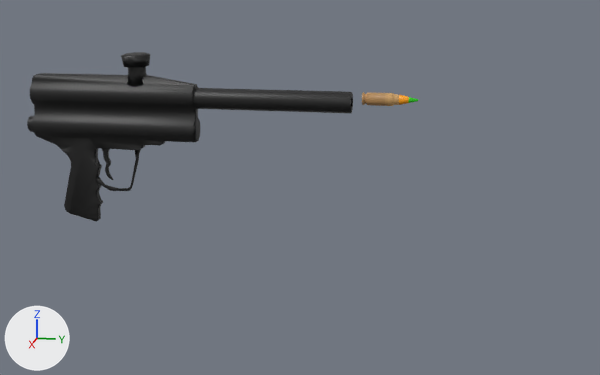
The Blender file pistola+bala.blend: old version first, new version second.
Before and after are seen from a 50 mm lens placed at (11.39, 2.69, 4.94), pointed at (-0.04, 0.4, 2.08). Arrows for +X, +Y and +Z are at lower left; the lights stay in place.

The scene before the commit, as lines of its bpy script (objects in view):
```python
ob_cylinder = bpy.data.objects.new('Cylinder', me_cylinder_002)
ob_cylinder.location = (0.0, 1.92, 3.4)
ob_cylinder.rotation_euler = (1.571, 0.0, 0.0)  # degrees (90, 0, 0)
ob_cylinder.scale = (-0.0711, -0.0711, -0.124)
ob_cylinder_001 = bpy.data.objects.new('Cylinder.001', me_cylinder_007)
ob_cylinder_001.location = (0.0, 0.0, 3.34)
ob_cylinder_001.rotation_euler = (1.571, 0.0, 0.0)  # degrees (90, 0, 0)
ob_cylinder_001.scale = (0.151, 0.151, 1.14)
ob_cylinder_004 = bpy.data.objects.new('Cylinder.004', me_cylinder_005)
ob_cylinder_004.location = (0.02, -2.35, 2.14)
ob_cylinder_004.rotation_euler = (1.571, 0.0, 0.0)  # degrees (90, 0, 0)
ob_cylinder_004.scale = (0.109, 0.151, 1.14)
ob_cylinder_005 = bpy.data.objects.new('Cylinder.005', me_cylinder_008)
ob_cylinder_005.location = (0.0, 0.0, 3.34)
ob_cylinder_005.rotation_euler = (1.571, 0.0, 0.0)  # degrees (90, 0, 0)
ob_cylinder_005.scale = (0.151, 0.151, 1.14)
```
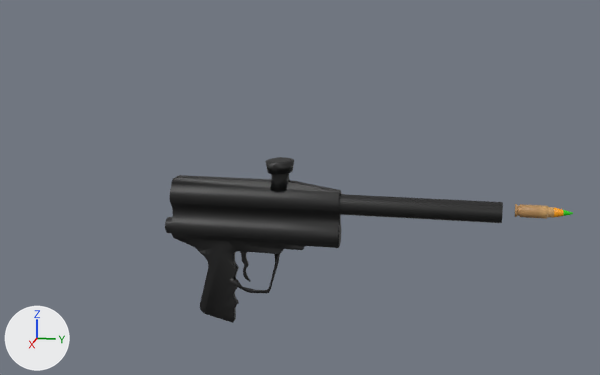
Scene script edits in JSON lines:
```json
{"block": "me_cylinder_007", "where": "# used by ob_cylinder_001; location = (0.0, 0.0, 3.34); rotation_euler = (1.571, 0.0, 0.0), in degrees (90, 0, 0); scale = (0.151, 0.151, 1.14)"}
{"op": "remove", "block": "me_cylinder_007", "code": "me_cylinder_007.from_pydata(...)  # 764 vertices, 652 faces; spans x -1.2..1.4, y -12.6..4.2, z 1.0..3.3"}
{"op": "add", "block": "me_cylinder_007", "code": "me_cylinder_007.from_pydata(...)  # 837 vertices, 713 faces; spans x -1.2..1.4, y -12.6..4.2, z -1.0..3.3"}
{"block": "me_cylinder_007", "change": "me_cylinder_007 part 1: a new loose piece of 49 vertices spanning x -0.5..0.7, y -9.5..-5.1, z 1.7..2.4, in mat_material (picture img_palette2_gradient_png)"}
{"block": "me_cylinder_007", "change": "me_cylinder_007 part 2: a new loose piece of 24 vertices spanning x -1.0..1.0, y -1.0..1.0, z -1.0..1.0, in mat_material (picture img_palette2_gradient_png)"}
{"op": "set", "path": "ob_cylinder_001.location", "old": "(0.0, 0.0, 3.34)", "new": "(0.0, 2.11, 1.87)"}
{"op": "set", "path": "ob_cylinder.location", "old": "(0.0, 1.92, 3.4)", "new": "(-0.02, 4.05, 1.91)"}
{"op": "remove", "block": "ob_cylinder_004", "code": ["ob_cylinder_004 = bpy.data.objects.new('Cylinder.004', me_cylinder_005)", "ob_cylinder_004.location = (0.02, -2.35, 2.14)", "ob_cylinder_004.rotation_euler = (1.571, 0.0, 0.0)  # degrees (90, 0, 0)", "ob_cylinder_004.scale = (0.109, 0.151, 1.14)"]}
{"op": "remove", "block": "ob_cylinder_005", "code": ["ob_cylinder_005 = bpy.data.objects.new('Cylinder.005', me_cylinder_008)", "ob_cylinder_005.location = (0.0, 0.0, 3.34)", "ob_cylinder_005.rotation_euler = (1.571, 0.0, 0.0)  # degrees (90, 0, 0)", "ob_cylinder_005.scale = (0.151, 0.151, 1.14)", "_m = ob_cylinder_005.modifiers.new('Solidify', 'SOLIDIFY')"]}
```

Changed parts and their boxes [x1, y1, x2, y2] in the pictures (600 x 375 px):
```json
{"object": "Cylinder.001", "change": "reshaped, moved", "before": [27, 52, 200, 222], "after": [165, 157, 503, 323], "on screen": "95% wider"}
{"object": "Cylinder.005", "change": "deleted", "before": [192, 88, 353, 113], "on screen": "black"}
{"object": "Cylinder", "change": "moved", "before": [362, 92, 418, 106], "after": [515, 204, 573, 219]}
{"object": "Cylinder.004", "change": "deleted", "before": [96, 149, 141, 191]}
{"part": 1, "of": "me_cylinder_007", "change": "added", "after": [228, 254, 280, 293]}
{"part": 2, "of": "me_cylinder_007", "change": "added", "after": [338, 194, 503, 223], "on screen": "black"}
```
